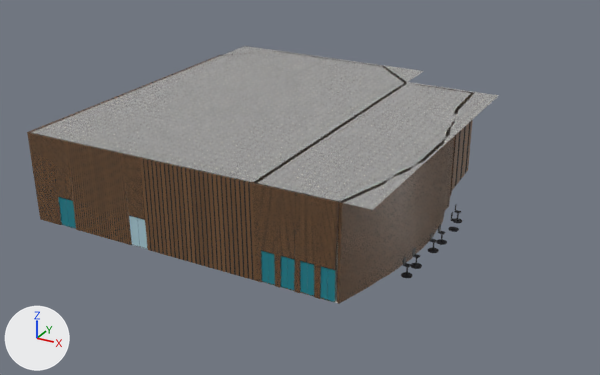
The glTF model public/models/diplomatic_hall.glb: old version first, new version second.
Rendered twice from a 50 mm lens placed at (45.1, -40.8, 27.8), pointed at (15.5, 12.9, 1.0). Arrows for +X, +Y and +Z are at lower left; the lights stay in place. The first picture is the older version. Where no turn or scale is listed for an object, it has been applied to the vertices. Vertices at exactly the same position are counted once.
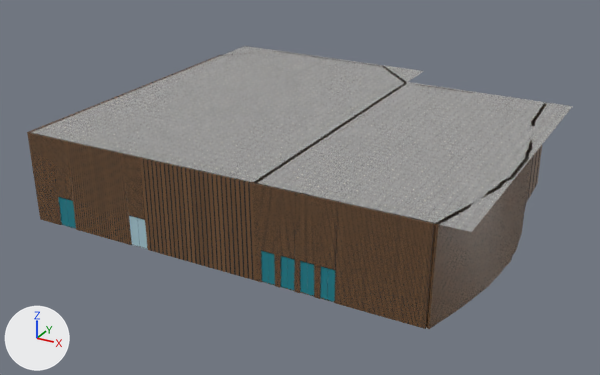
Not visible in the pictures: 'Cube.010', 'Cube.012', 'Cylinder.004', 'Cylinder.008'.

The edits, one by one:
me_corridor_floor is used by ob_corridor_floor; location (0.0, 0.0, 0.0).
me_corridor_floor had 50 vertices, 96 faces and spanned x 19.3..27.2, y 0.0..25.2, z 0.0.
me_corridor_floor now has 50 vertices, 96 faces and spans x 19.3..33.2, y 0.0..25.2, z 0.0.
me_corridor_floor part 1: all 46 vertices in x 25.3..27.2, y 0.0..25.2, z 0.0 are moved by (6.0, 0.0, 0.0).
me_venue_ceiling_mesh is used by ob_venue_ceiling; location (0.0, 0.0, 0.0).
me_venue_ceiling_mesh had 7 vertices, 4 faces and spanned x 0.0..27.5, y 0.0..29.5, z 7.0.
me_venue_ceiling_mesh now has 7 vertices, 4 faces and spans x 0.0..33.5, y 0.0..29.5, z 7.0.
Part 2, on me_venue_ceiling_mesh:
Vertex 4 of me_venue_ceiling_mesh moves from (27.5, 0.0, 7.0) at pixel (372, 209) to (33.5, 0.0, 7.0) at pixel (471, 232).
Vertex 5 of me_venue_ceiling_mesh moves from (27.5, 25.5, 7.0) at pixel (499, 95) to (33.5, 25.5, 7.0) at pixel (572, 106).
me_cube_057 is used by ob_venue_walls; location (20.27, -0.03, 0.05).
me_cube_057 had 482 vertices, 864 faces and spanned x -20.5..7.1, y -0.1..29.3, z 0.0..6.9.
me_cube_057 now has 488 vertices, 876 faces and spans x -20.5..13.1, y -0.1..29.3, z 0.0..6.9.
Part 3, on me_cube_057:
1 vertex is removed from x 5.0, y 0.1, z 6.9.
9 faces are deleted.
66 vertices in x 5.0..7.1, y 0.0..25.3, z 0.0..6.9 move by (6.0, 0.0, 0.0).
29 vertices in x 5.2..6.8, y 0.0..25.2, z 0.0..6.9 move by (6.1, 0.0, 0.0).
7 vertices in x 6.3..6.8, y 3.9..17.4, z 0.0..6.9 move by (5.8, 0.0, 0.0).
7 vertices in x 6.8..7.1, y 7.7..14.5, z 0.0 move by (5.9, 0.0, 0.0).
1 vertex moves within x 5.0, y 0.1, z 6.9.
7 vertices are added at x 4.9..11.0, y -0.1..0.1, z 0.0..6.9.
21 new faces join them, mat_mat_acoustic_wall.
me_cube_057 part 4: 241 kept faces spanning x 0.0..13.1, y 0.0..25.3, z 0.0..6.9 get new texture (UV) coordinates.
Object 'Cube.001' (ob_cube_001) is deleted.
Object 'Cube.002' (ob_cube_002) is deleted.
Object 'Cube.004' (ob_cube_004) is deleted.
Object 'Cube.005' (ob_cube_005) is deleted.
Object 'Cube.006' (ob_cube_006) is deleted.
Object 'Cube.007' (ob_cube_007) is deleted.
Object 'Cube.008' (ob_cube_008) is deleted.
Object 'Cube.009' (ob_cube_009) is deleted.
Object 'Cube.010' (ob_cube_010) is deleted.
Object 'Cube.012' (ob_cube_012) is deleted.
Object 'Cylinder.001' (ob_cylinder_001) is deleted.
Object 'Cylinder.002' (ob_cylinder_002) is deleted.
Object 'Cylinder.003' (ob_cylinder_003) is deleted.
Object 'Cylinder.004' (ob_cylinder_004) is deleted.
Object 'Cylinder.005' (ob_cylinder_005) is deleted.
Object 'Cylinder.006' (ob_cylinder_006) is deleted.
Object 'Cylinder.007' (ob_cylinder_007) is deleted.
Object 'Cylinder.008' (ob_cylinder_008) is deleted.
Object 'Cylinder.010' (ob_cylinder_010) is deleted.
Object 'Cylinder.011' (ob_cylinder_011) is deleted.
Object 'Cylinder.012' (ob_cylinder_012) is deleted.

Location of each change, [x1, y1, x2, y2] in pixels of the pictures (600 x 375 px; the box of a moved part takes in the faces that stretch with it):
'Venue_Ceiling', reshaped (16% wider, 13% taller)
    before: [31, 46, 499, 210]
    after: [31, 46, 573, 232]
'Venue_Walls', reshaped (16% wider, 10% taller)
    before: [27, 51, 474, 304]
    after: [27, 51, 547, 329]
'Cylinder.005', deleted
    before: [411, 263, 422, 269]
'Cylinder.003', deleted
    before: [401, 272, 413, 278]
'Cylinder.001', deleted
    before: [436, 239, 447, 245]
'Cylinder.007', deleted
    before: [428, 248, 439, 253]
'Cylinder.010', deleted
    before: [449, 227, 459, 232]
'Cylinder.012', deleted
    before: [453, 218, 462, 223]
'Cube.001', deleted
    before: [438, 224, 441, 233]
'Cube.005', deleted
    before: [412, 248, 416, 256]
'Cube.002', deleted
    before: [404, 263, 411, 268]
'Cube.004', deleted
    before: [413, 254, 420, 258]
'Cube.006', deleted
    before: [439, 231, 446, 235]
'Cube.007', deleted
    before: [430, 233, 433, 241]
'Cube.008', deleted
    before: [430, 239, 437, 243]
'Cylinder.002', deleted
    before: [406, 267, 408, 275]
'Cube.009', deleted
    before: [451, 218, 457, 222]
'Cylinder.006', deleted
    before: [441, 234, 443, 242]
'Cylinder.011', deleted
    before: [457, 213, 459, 221]
part 1 of me_corridor_floor, moved or reshaped (not visible afterwards)
    before: [335, 241, 338, 303]
part 2 of me_venue_ceiling_mesh, moved or reshaped
    before: [258, 82, 499, 210]
    after: [256, 82, 573, 232]
part 3 of me_cube_057, moved or reshaped
    before: [323, 198, 346, 304]
    after: [323, 198, 442, 329]
part 4 of me_cube_057, surface changed
    before: [339, 93, 474, 304]
    after: [429, 104, 547, 329]
